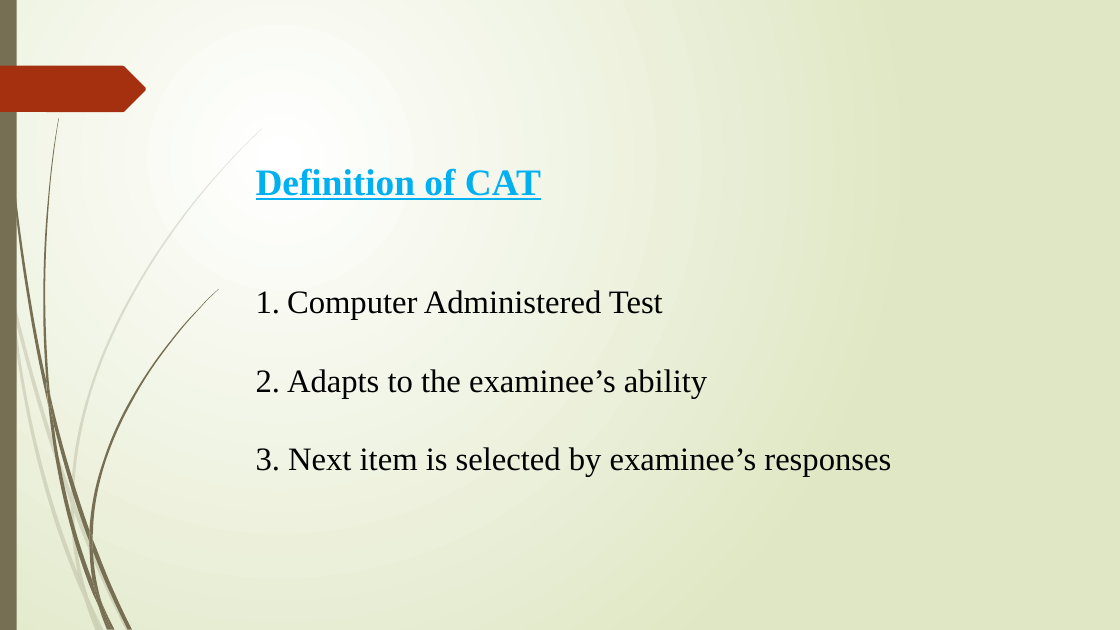
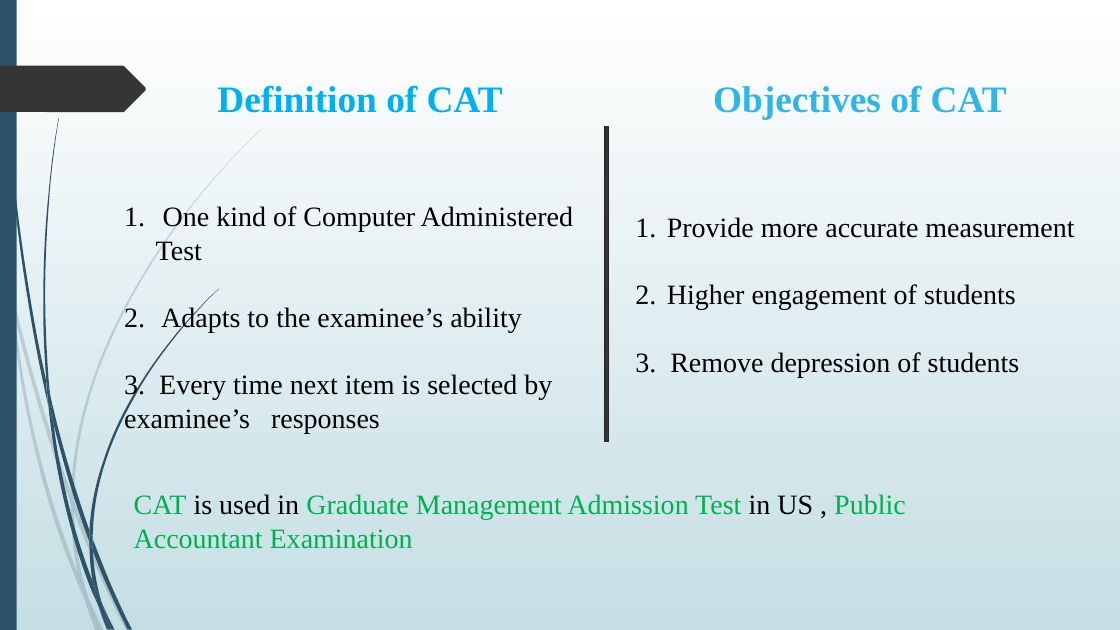
Before and after one commit to meKhairul/SPL---1, a slide deck: slide 3 of Computerized Adaptive Test System.pptx. Drawn at 1120x630 pixels with LibreOffice and Linux fonts; fonts in the diff are those of the drawing. Boxes give left, top, right and bottom in pixels: in the first picture for what was removed or moved away, otherwise in the second. Text is boxed around its words. In the diff, an @@ line names an element or a change of style, - is before the commit and + after.

```diff
--- a/Computerized Adaptive Test System.pptx
+++ b/Computerized Adaptive Test System.pptx
@@ background gradient #FFFFFF to #DFE8C4 to gradient #FFFFFF to #C5DEE5 @@
@@ freeform shape at bbox=[3, 0, 48, 404]: fill #766F54 to #2E5369; outline redrawn @@
@@ freeform shape at bbox=[0, 66, 146, 112]: fill #A53010 to #353535 @@
@@ text "Definition of CAT": place and size @@
-text "Definition of CAT" at bbox=[256, 168, 891, 477]
+text "Definition of CAT" at bbox=[124, 85, 573, 433]
@@ text at bbox=[161, 85, 521, 332]: underline off in "Definition of CAT"; size 28 to 24 pt in "Adapts to the examinee’s ability"; alignment left to centre @@
@@ text added at bbox=[635, 85, 1074, 377], 24 pt, text #000000 @@
+Objectives of CAT
+1. Provide more accurate measurement
+2. Higher engagement of students
+3. Remove depression of students
@@ fill #766F54 to #2E5369 in 12 elements at bbox=[50, 397, 89, 542], bbox=[92, 539, 132, 629], bbox=[48, 401, 98, 607], bbox=[103, 604, 115, 630], bbox=[46, 377, 54, 424], bbox=[89, 289, 218, 539], bbox=[98, 607, 109, 630], bbox=[89, 542, 102, 604], bbox=[89, 530, 92, 551], bbox=[92, 581, 112, 629], bbox=[0, 0, 17, 630], bbox=[43, 118, 59, 397] @@
@@ rectangle added at bbox=[605, 127, 609, 442], fill #353535, outline #272727 1.25 pt @@
@@ text at bbox=[156, 206, 573, 261]: text changed; size 28 to 24 pt @@
-1. Computer Administered Test
+1. One kind of Computer Administered Test
@@ text at bbox=[124, 374, 552, 433]: text changed; size 28 to 24 pt @@
-3. Next item is selected by examinee’s responses
+3. Every time next item is selected by examinee’s responses
@@ text added at bbox=[134, 494, 906, 549], 24 pt, text #00B050 @@
+CAT is used in Graduate Management Admission Test in US , Public Accountant Examination
@@ fill #766F54 at 20% opacity to #2E5369 at 20% opacity in 10 elements at bbox=[0, 237, 9, 294], bbox=[12, 290, 71, 503], bbox=[74, 501, 130, 630], bbox=[88, 597, 104, 630], bbox=[9, 294, 85, 600], bbox=[71, 503, 88, 597], bbox=[71, 129, 262, 501], bbox=[85, 600, 100, 630], bbox=[71, 492, 74, 513], bbox=[78, 574, 100, 630] @@
```
Also in this commit, not shown: 5 other slides changed, 7 slides added, 1 slide removed.
